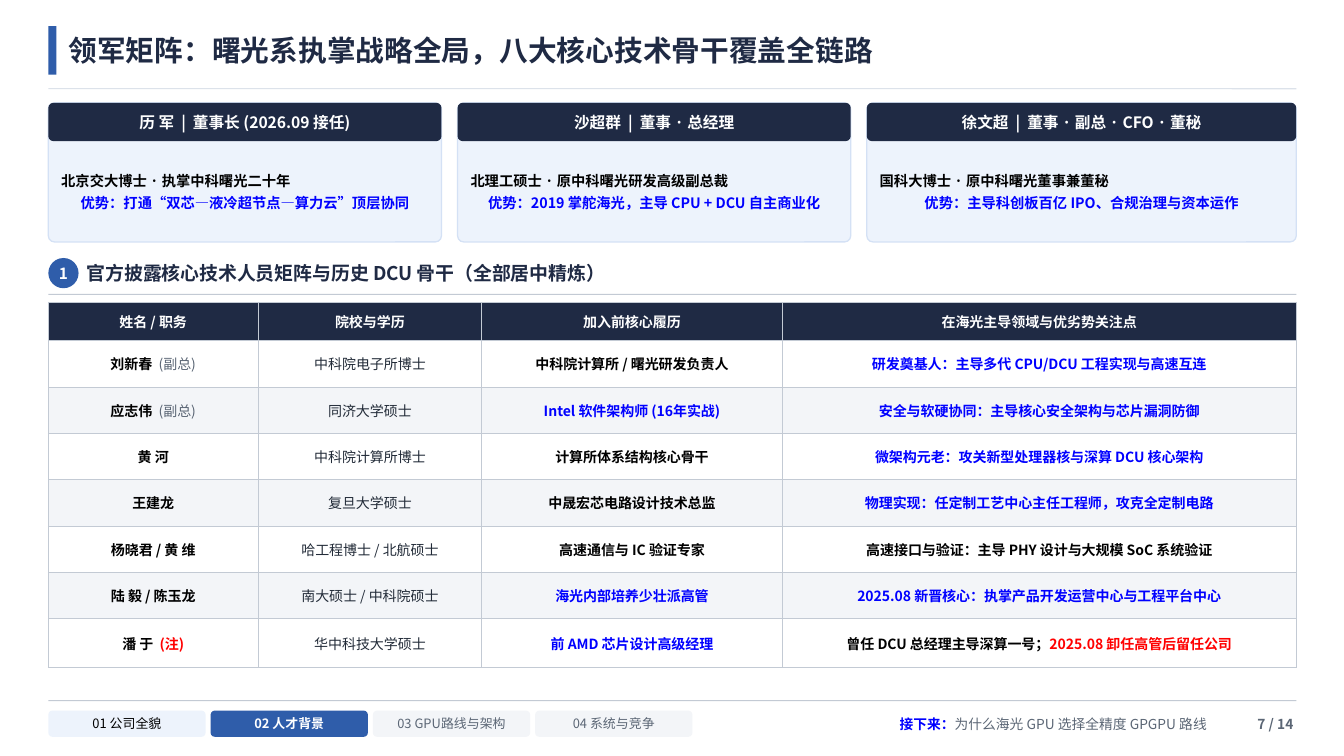
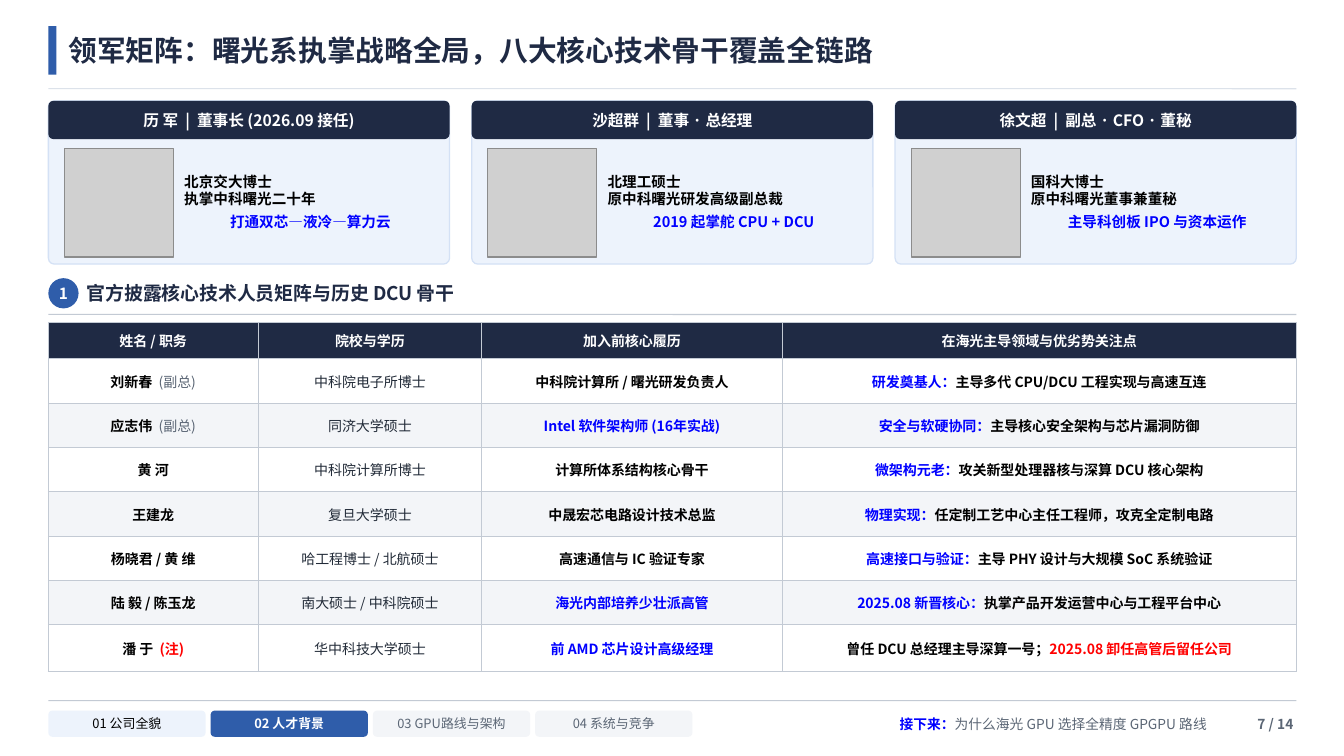
Before and after one commit to zhenghao21/heterollm-sim-4.0.0, a slide deck: slide 7 of docs/presentations/hygon_gpu_research_20261112/海光GPU深度调研报告.pptx. Drawn at 1344x756 pixels with LibreOffice and Linux fonts; fonts in the diff are those of the drawing; grey boxes stand for pictures. Boxes give left, top, right and bottom in pixels: in the first picture for what was removed or moved away, otherwise in the second. Text is boxed around its words. In the diff, an @@ line names an element or a change of style, - is before the commit and + after.

```diff
--- a/docs/presentations/hygon_gpu_research_20261112/海光GPU深度调研报告.pptx
+++ b/docs/presentations/hygon_gpu_research_20261112/海光GPU深度调研报告.pptx
@@ rounded rectangle "历 军 | 董事长 (2026.09 ...": place and size @@
-rounded rectangle "历 军 | 董事长 (2026.09 ..." at <box>48,103,442,141</box>
+rounded rectangle "历 军 | 董事长 (2026.09 ..." at <box>48,101,450,139</box>
@@ rounded rectangle: place and size @@
-rounded rectangle at <box>48,103,442,242</box>
+rounded rectangle at <box>48,101,450,264</box>
@@ rounded rectangle "沙超群 | 董事 · 总经理": place and size @@
-rounded rectangle "沙超群 | 董事 · 总经理" at <box>458,103,851,141</box>
+rounded rectangle "沙超群 | 董事 · 总经理" at <box>472,101,873,139</box>
@@ rounded rectangle: place and size @@
-rounded rectangle at <box>458,103,851,242</box>
+rounded rectangle at <box>472,101,873,264</box>
@@ proportions changed in 3 elements at <box>48,101,450,264</box>, <box>472,101,873,264</box>, <box>895,101,1297,264</box> @@
@@ rounded rectangle "徐文超 | 副总 · CFO ...": place and size @@
-rounded rectangle "徐文超 | 副总 · CFO ..." at <box>867,103,1297,141</box>
+rounded rectangle "徐文超 | 副总 · CFO ..." at <box>895,101,1297,139</box>
@@ rounded rectangle: place and size @@
-rounded rectangle at <box>867,103,1297,242</box>
+rounded rectangle at <box>895,101,1297,264</box>
@@ text in rounded rectangle at <box>1000,110,1191,131</box>: text changed @@
-徐文超 | 董事 · 副总 · CFO · 董秘
+徐文超 | 副总 · CFO · 董秘
@@ picture added at <box>65,148,173,257</box> @@
@@ picture added at <box>488,148,597,257</box> @@
@@ picture added at <box>911,148,1020,257</box> @@
@@ text at <box>184,174,391,229</box>: text changed; size 10.2 to 10.4 pt; text colour #0000FF to #000000 @@
-北京交大博士 · 执掌中科曙光二十年
-优势：打通“双芯—液冷超节点—算力云”顶层协同
+北京交大博士
+执掌中科曙光二十年
+打通双芯—液冷—算力云
@@ text at <box>608,174,815,232</box>: text changed; size 10.2 to 10.4 pt; text colour #0000FF to #000000 @@
-北理工硕士 · 原中科曙光研发高级副总裁
-优势：2019 掌舵海光，主导 CPU + DCU 自主商业化
+北理工硕士
+原中科曙光研发高级副总裁
+2019 起掌舵 CPU + DCU
@@ text at <box>1031,174,1246,229</box>: text changed; size 10.2 to 10.4 pt; text colour #0000FF to #000000 @@
-国科大博士 · 原中科曙光董事兼董秘
-优势：主导科创板百亿 IPO、合规治理与资本运作
+国科大博士
+原中科曙光董事兼董秘
+主导科创板 IPO 与资本运作
@@ ellipse "1": place and size @@
-ellipse "1" at <box>48,258,79,288</box>
+ellipse "1" at <box>48,278,79,309</box>
@@ text at <box>87,284,455,302</box>: text changed @@
-官方披露核心技术人员矩阵与历史 DCU 骨干（全部居中精炼）
+官方披露核心技术人员矩阵与历史 DCU 骨干
@@ table at <box>48,323,1297,662</box> @@
@@ text colour #0000FF to #000000 in "研发奠基人：主导多代 CPU/DCU 工程实现与高速互连", "安全与软硬协同：主导核心安全架构与芯片漏洞防御", "微架构元老：攻关新型处理器核与深算 DCU 核心架构", "物理实现：任定制工艺中心主任工程师，攻克全定制电路" and 1 more places @@
@@ text colour #000000 to #0000FF in "高速接口与验证：主导" @@
@@ table: place and size @@
-table at <box>48,302,1297,657</box>
+table at <box>48,323,1297,662</box>
@@ line moved from (48, 294) - (1297, 294) to (48, 315) - (1297, 315) @@
```
Also in this commit, not shown: 9 other slides changed, 32 other files.
